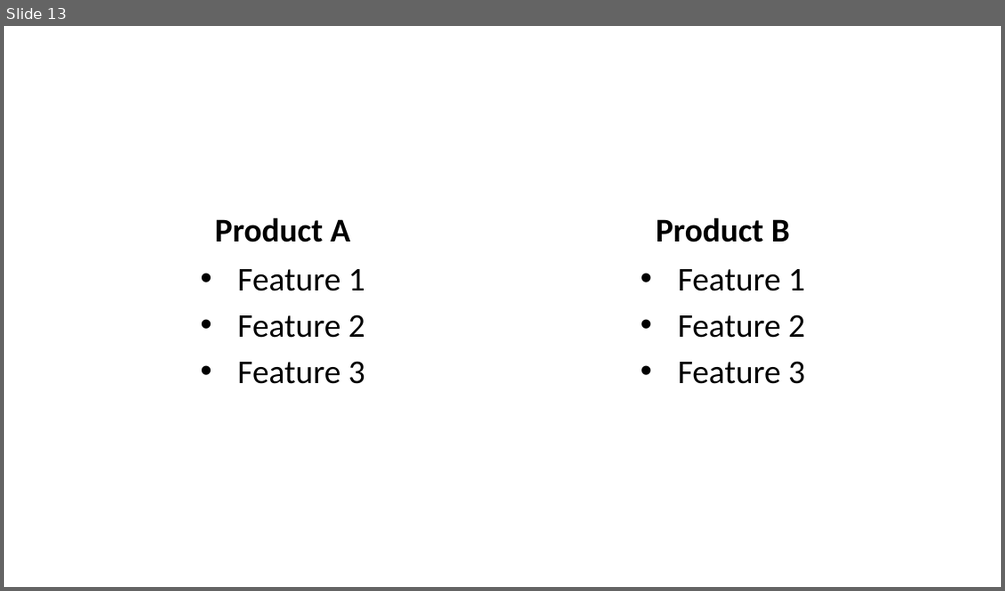
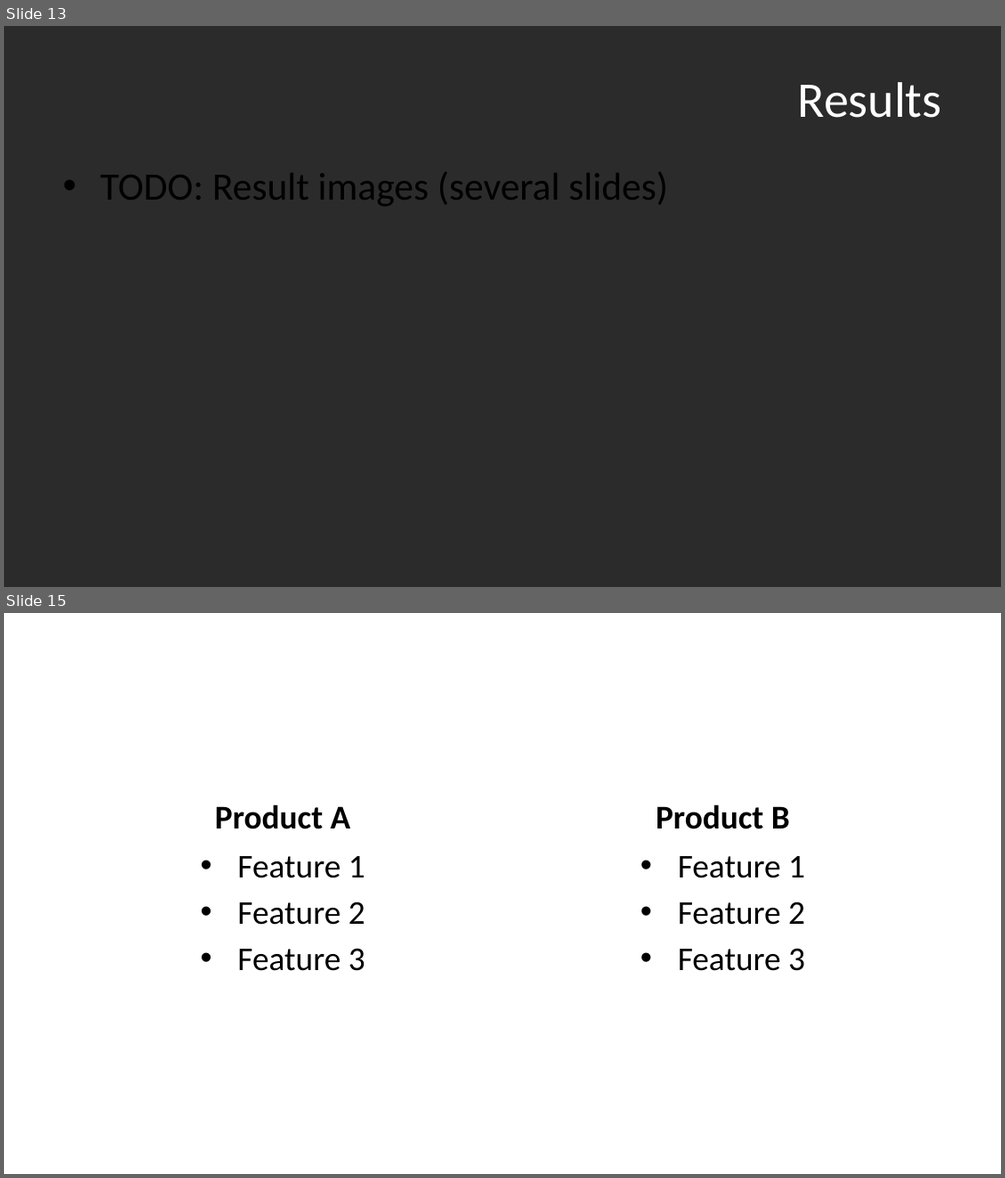
Before and after one commit to Alexander-Hjelm/footpath-planning, a slide deck: presentation/presentation.odp. Shown one above the other, each under a label of ours: slide 13 before the commit, slides 13 and 15 after it; the slides between them are not shown. The pictures are 1005x591 and 1005x1178 pixels, drawn with LibreOffice and Linux fonts; fonts in the diff are those of the drawing; background and template pictures are left out; a plain dark background stands for a picture behind light text. Boxes give left, top, right and bottom in pixels: in the first picture for what was removed or moved away, otherwise in the second. Text is boxed around its words. In the diff, an @@ line names an element or a change of style, - is before the commit and + after.

Commit message:
Presentation, add results section and thank you

```diff
--- a/presentation/presentation.odp
+++ b/presentation/presentation.odp
@@ slide 13 added at (4, 26, 1001, 587), background picture (left out) @@
@@ title added at (798, 82, 942, 118), 36 pt, text #FFFFFF @@
+Results
@@ text added at (100, 172, 668, 206), 28 pt, text #000000 @@
+• TODO: Result images (several slides)
@@ what was slide 13 is now slide 15 @@
```
Also in this commit, not shown: 2 other slides added, 1 slide removed, 3 other files.
